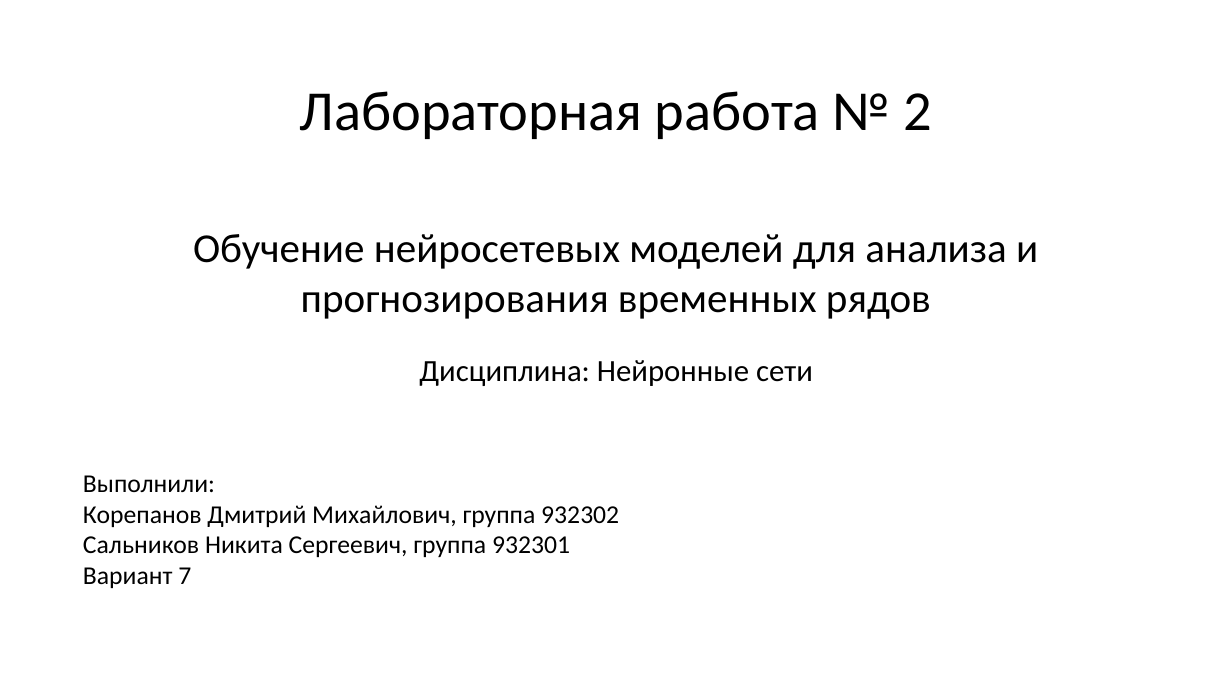
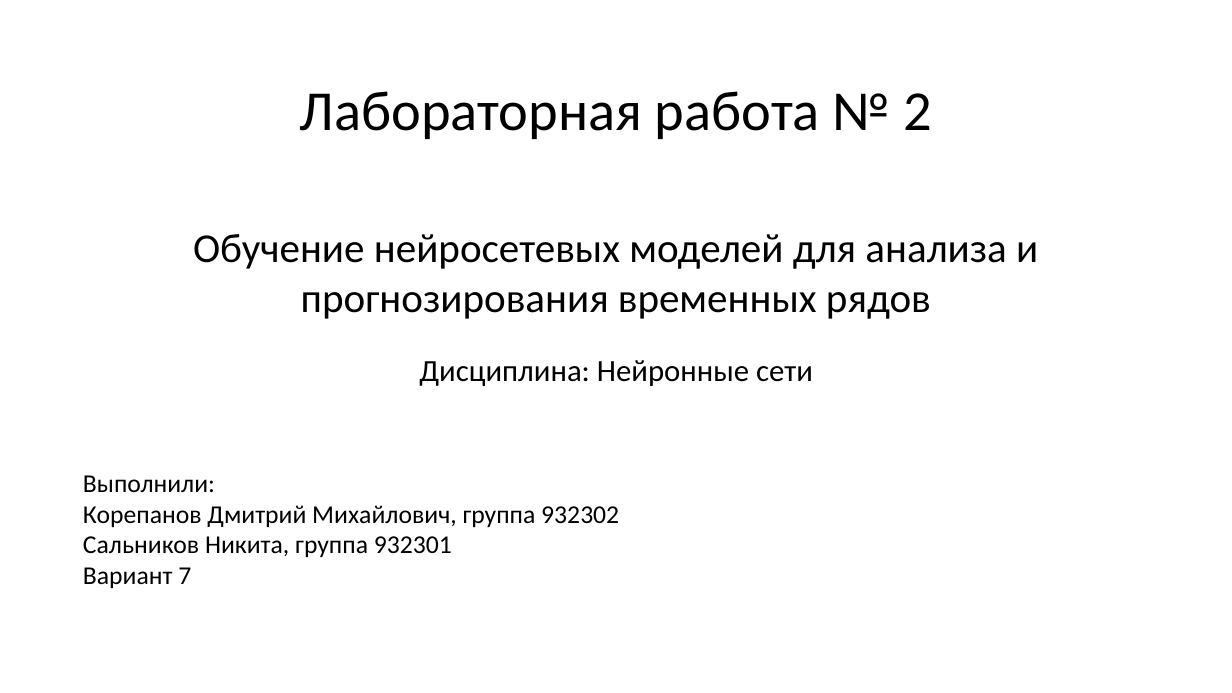
Before and after one commit to bigflyy/nn-uni, a slide deck: slide 1 of labs/lab2/nn-lab-2.pptx. Drawn at 1232x693 pixels with LibreOffice and Linux fonts; fonts in the diff are those of the drawing. Boxes give left, top, right and bottom in pixels: in the first picture for what was removed or moved away, otherwise in the second. Text is boxed around its words. In the diff, an @@ line names an element or a change of style, - is before the commit and + after.

```diff
--- a/labs/lab2/nn-lab-2.pptx
+++ b/labs/lab2/nn-lab-2.pptx
@@ text at [83, 536, 452, 557]: text changed @@
-Сальников Никита Сергеевич, группа 932301
+Сальников Никита, группа 932301
```
Also in this commit, not shown: 12 other slides changed, 24 slides added, 8 slides removed.
